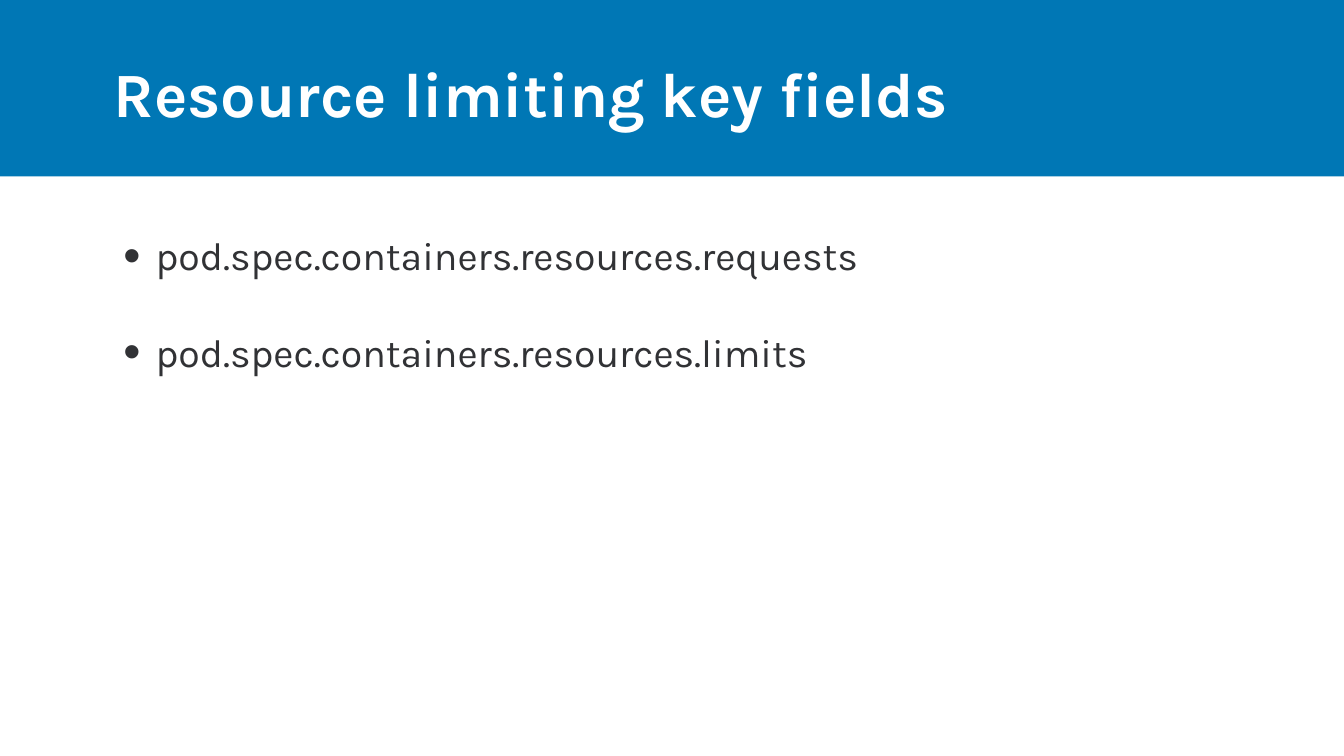
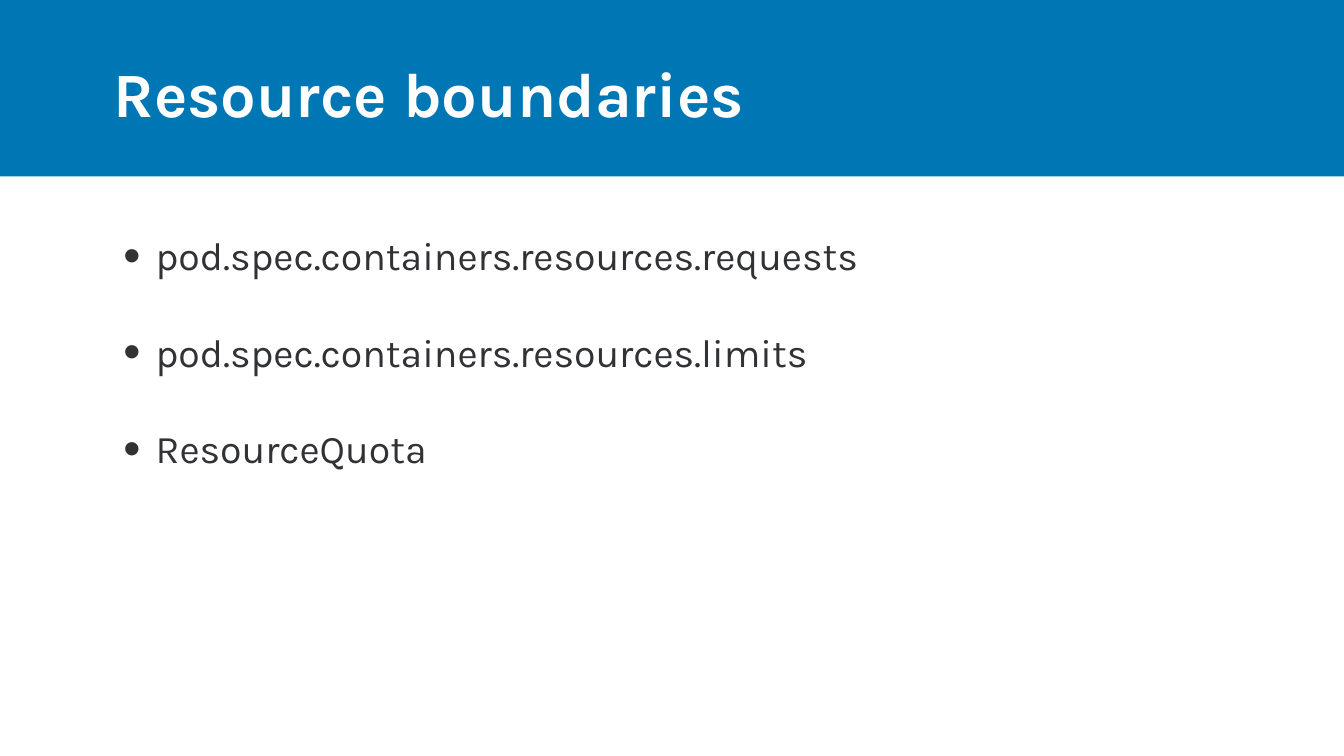
Before and after one commit to rdiazconcha/ckad-exam-prep, a slide deck: slide 2 of chapter-04/03-reqlimits/04_03_reqlimits.pptx. Drawn at 1344x756 pixels with LibreOffice and Linux fonts; fonts in the diff are those of the drawing. Boxes give left, top, right and bottom in pixels: in the first picture for what was removed or moved away, otherwise in the second. Text is boxed around its words. In the diff, an @@ line names an element or a change of style, - is before the commit and + after.

```diff
--- a/chapter-04/03-reqlimits/04_03_reqlimits.pptx
+++ b/chapter-04/03-reqlimits/04_03_reqlimits.pptx
@@ title at box(114, 72, 744, 118): text changed @@
-Resource limiting key fields
+Resource boundaries
@@ text at box(156, 438, 427, 470): paragraph added @@
+• ResourceQuota
```
Also in this commit, not shown: 1 other slide changed, 2 other files.
